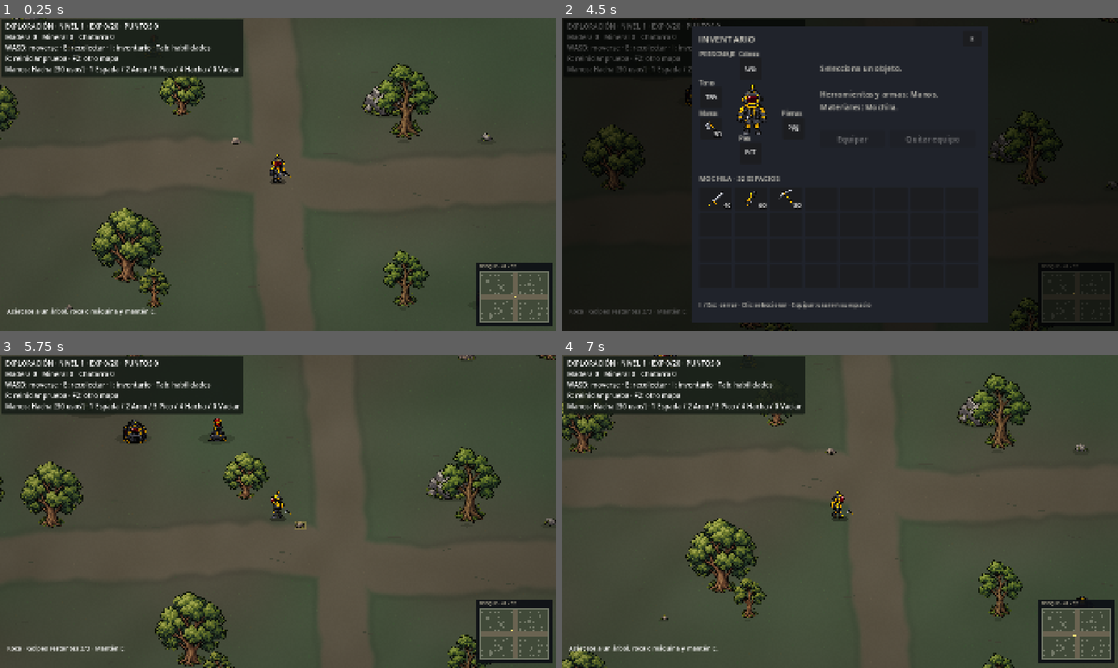
Above: before the commit, frames 1-4 (two rows, left to right).
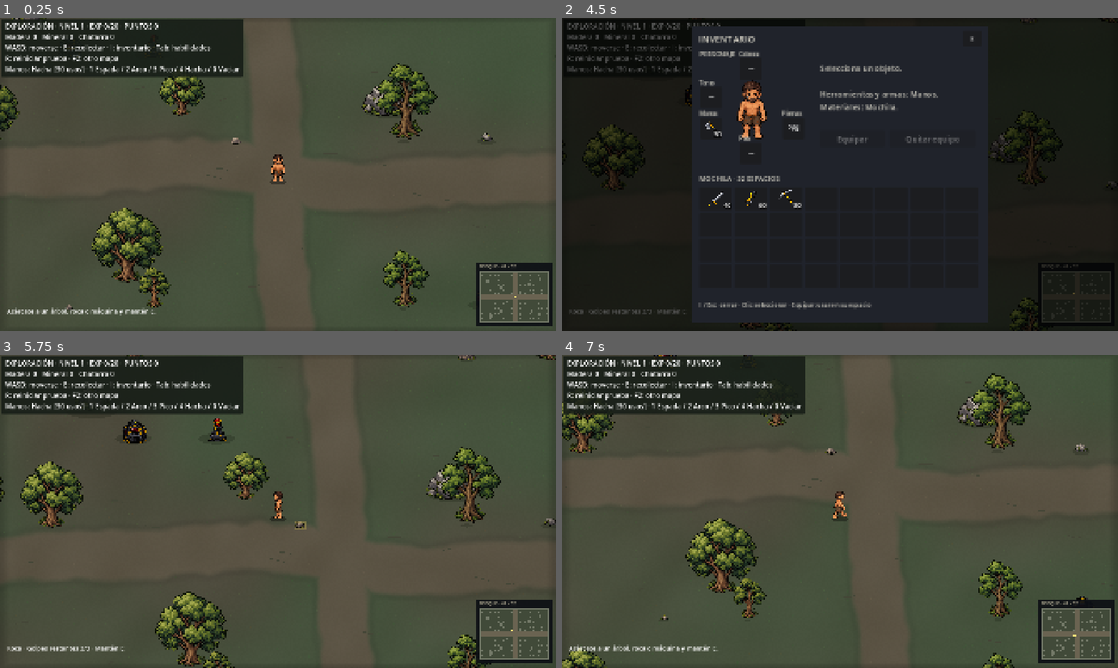
Above: after the commit, the same moments.

Repository: LikoKriko/Godotgame1
Game: Godot game, scene res://scenes/main.tscn
Same seed, same stepped clock (60 frames per second), same inputs: the game is played once before the commit and once after it.
Inputs (mouse positions are in pixels of both pictures, inside the frame that each line leads up to):
- Up to frame 1 (0.25 s): no input
- Up to frame 2 (4.5 s): tap Enter at 0.5 s; move the mouse to (962, 158) at 0.52 s; hold D 0.53-1.28 s; hold E 0.53-1.28 s; tap R at 0.6, 2.3, 2.85 s; click (962, 158) at 0.67 s; tap Space at 0.77, 1.07, 1.52, 1.55, 1.82, 3.02, 3.32, 3.77, 3.8, 4.07 s; move the mouse to (728, 190) at 1.27 s; hold S 1.28-2.03 s; tap E at 1.35, 3.05 s; click (728, 190) at 1.42 s; move the mouse to (895, 105) at 2.02 s; hold D 2.03-2.78 s; hold Space 2.03-2.78 s; click (895, 105) at 2.17 s; move the mouse to (812, 237) at 2.77 s; hold W 2.78-3.53 s; click (812, 237) at 2.92 s; move the mouse to (1006, 221) at 3.52 s; hold E 3.53-4.28 s; hold A from 3.53 s (still down); click (1006, 221) at 3.67 s; move the mouse to (673, 127) at 4.27 s; tap I at 4.35 s; click (673, 127) at 4.42 s
- Up to frame 3 (5.75 s): tap Space at 4.52, 4.82 s; tap R at 4.55 s; release A at 5 s; click "×" at 5 s
- Up to frame 4 (7 s): tap Space at 5.75, 6.77, 6.8 s; move the mouse to (867, 511) at 5.77 s; hold S 5.78-6.53 s; hold E 5.78-6.53 s; tap 1 at 5.85 s; click (867, 511) at 5.92 s; move the mouse to (756, 433) at 6.52 s; hold D from 6.53 s (still down); tap 4 at 6.6 s; click (756, 433) at 6.67 s

The runs differ from the first frame. In frame 1, 0.2% of the frame differs, in the area x 48-53%, y 43-53%; in frame 2, 0.7%, in the area x 25-37%, y 15-44%; in frame 3, 0.2%; in frame 4, 0.2%.

Commit message:
Replace protagonist with short-haired survivor, eight-direction walks and animated turns

Diff:
--- /dev/null
+++ b/assets/characters/survivor_regions.gd
@@ -0,0 +1,22 @@
+extends RefCounted
+## Tight opaque atlas regions: x, y, width, height and anatomical head anchor.
+const WALK := [
+	[[113, 13, 95, 212, 157], [302, 13, 94, 212, 346], [491, 13, 94, 212, 536], [677, 13, 95, 212, 725]],
+	[[108, 237, 88, 206, 155], [299, 237, 92, 206, 347], [490, 237, 86, 206, 538], [680, 237, 98, 207, 731]],
+	[[95, 453, 118, 209, 159], [300, 453, 92, 205, 353], [488, 453, 109, 209, 544], [684, 453, 92, 205, 734]],
+	[[107, 678, 102, 209, 160], [301, 678, 99, 209, 353], [491, 678, 100, 209, 542], [682, 678, 92, 209, 734]],
+	[[108, 897, 96, 210, 157], [301, 897, 95, 210, 349], [490, 897, 91, 210, 537], [678, 897, 96, 210, 729]],
+	[[99, 1115, 101, 207, 145], [298, 1116, 91, 206, 341], [491, 1115, 96, 208, 532], [685, 1115, 98, 208, 728]],
+	[[94, 1329, 111, 210, 147], [297, 1328, 99, 213, 343], [496, 1329, 102, 212, 535], [681, 1329, 101, 209, 727]],
+	[[93, 1550, 105, 214, 145], [294, 1553, 100, 210, 340], [485, 1552, 104, 212, 536], [685, 1553, 100, 207, 730]],
+]
+const IDLE := [
+	[146, 64, 192, 373, 242],
+	[589, 64, 179, 373, 684],
+	[1031, 64, 136, 375, 1104],
+	[1465, 64, 184, 375, 1555],
+	[147, 480, 192, 372, 245],
+	[585, 478, 175, 374, 667],
+	[1020, 480, 130, 372, 1082],
+	[1464, 480, 190, 372, 1557],
+]
--- a/scripts/inventory.gd
+++ b/scripts/inventory.gd
@@ -11,7 +11,7 @@
 	&"chatarra": {"name": "Chatarra", "slot": &"", "uses": -1, "stack": 99, "purpose": "Material de fabricación"},
 	&"helmet": {"name": "Casco", "slot": &"head", "uses": -1, "stack": 1, "purpose": "Equipo de cabeza"},
 	&"suit": {"name": "Traje", "slot": &"torso", "uses": -1, "stack": 1, "purpose": "Equipo de torso"},
-	&"trousers": {"name": "Pantalón", "slot": &"legs", "uses": -1, "stack": 1, "purpose": "Equipo de piernas"},
+	&"trousers": {"name": "Pantalón corto", "slot": &"legs", "uses": -1, "stack": 1, "purpose": "Equipo de piernas"},
 	&"boots": {"name": "Botas", "slot": &"feet", "uses": -1, "stack": 1, "purpose": "Equipo de pies"}
 }
 var slots: Array[Dictionary] = []
@@ -28,9 +28,8 @@
 	next_uid = 1
 	for id in [&"sword", &"bow", &"pickaxe", &"axe"]:
 		add(id, 1)
-	# Starter clothing fills the matching slots; hands are reserved for tools.
-	for id in [&"helmet", &"suit", &"trousers", &"boots"]:
-		equipment[DEFINITIONS[id]["slot"]] = make_item(id, 1)
+	# The new survivor starts shirtless and barefoot, wearing only shorts.
+	equipment[&"legs"] = make_item(&"trousers", 1)
 	equip(3, &"hands")
 
 func make_item(id: StringName, quantity: int) -> Dictionary:
--- a/scripts/inventory_panel.gd
+++ b/scripts/inventory_panel.gd
@@ -41,7 +41,9 @@
 	content.add_child(close)
 	label("PERSONAJE", Vector2(16, 48), 13)
 	var portrait := TextureRect.new()
-	portrait.texture = preload("res://assets/characters/survivor.png")
+	var portrait_texture: AtlasTexture = preload("res://scripts/survivor_frames.gd").build().get_frame_texture(&"idle_down", 0).duplicate()
+	portrait_texture.margin = Rect2()
+	portrait.texture = portrait_texture
 	portrait.texture_filter = CanvasItem.TEXTURE_FILTER_NEAREST
 	portrait.expand_mode = TextureRect.EXPAND_IGNORE_SIZE
 	portrait.stretch_mode = TextureRect.STRETCH_KEEP_ASPECT_CENTERED
--- a/scripts/main.gd
+++ b/scripts/main.gd
@@ -8,7 +8,6 @@
 var inventory_panel: Control
 var work_item_uid := -1
 var weapon_timer := 0.0
-var sword_flash := 0.0
 var combat_aim := Vector2.RIGHT
 var resources = preload("res://scripts/harvesting.gd").new()
 var focused := Vector2i(99999, 99999)
@@ -48,9 +47,9 @@
 	character = AnimatedSprite2D.new()
 	character.sprite_frames = preload("res://scripts/survivor_frames.gd").build()
 	character.texture_filter = CanvasItem.TEXTURE_FILTER_NEAREST
-	character.scale = Vector2(0.215, 0.215)
-	character.position = player + Vector2(0, -14)
 	add_child(character)
+	character.frame_changed.connect(sync_character)
+	character.animation_changed.connect(sync_character)
 	camera = Camera2D.new()
 	camera.zoom = Vector2(1.5, 1.5)
 	camera.limit_left = int(world.bounds.position.x)
@@ -139,7 +138,6 @@
 	for arrow in get_tree().get_nodes_in_group("player_arrows"):
 		arrow.queue_free()
 	weapon_timer = 0.0
-	sword_flash = 0.0
 	character.rotation = 0
 	player = Vector2.ZERO
 	movement.reset()
@@ -156,7 +154,7 @@
 	impact_time = 0.0
 	skills_open = false
 	camera.position = player
-	character.position = player + Vector2(0, -14)
+	sync_character()
 	world_view.update_trees(player, 1.0)
 	update_hud()
 	queue_redraw()
@@ -217,7 +215,6 @@
 		character.pause()
 		return
 	weapon_timer = maxf(0, weapon_timer - delta)
-	sword_flash = maxf(0, sword_flash - delta)
 	feedback_time = maxf(0, feedback_time - delta)
 	impact_time = maxf(0, impact_time - delta)
 	var direction := Vector2(
@@ -263,9 +260,8 @@
 	var aim: Vector2 = resources.bounds(target).get_center() - player
 	movement.heading = aim.angle()
 	movement.target_direction = Vector2.ZERO
-	character.speed_scale = HARVEST_TIME / work_duration
-	var action := "mine_" if bag.held_id() == &"pickaxe" else ("harvest_" if bag.held_id() == &"axe" else "idle_")
-	character.play(StringName(action + movement.facing()))
+	character.speed_scale = 1.0
+	character.play(StringName("idle_" + movement.facing()))
 	character.frame = 0
 	return true
 
@@ -273,10 +269,6 @@
 	if not working:
 		return
 	work_elapsed += delta
-	if bag.held_id() == &"":
-		character.rotation = sin(work_elapsed / work_duration * PI) * 0.06
-	else:
-		character.set_frame_and_progress(mini(3, floori(work_elapsed / work_duration * 4)), 0)
 	if not hit_applied and work_elapsed >= work_duration * 0.5:
 		hit_applied = true
 		if resources.can_reach(work_target, player) and bag.equipment[&"hands"].get("uid", -1) == work_item_uid:
@@ -310,7 +302,6 @@
 	bag.consume_use()
 	weapon_timer = 0.45 if id == &"sword" else 0.65
 	if id == &"sword":
-		sword_flash = 0.18
 		for victim in get_tree().get_nodes_in_group("damageable"):
 			if victim is Node2D and victim.has_method("take_damage"):
 				var offset: Vector2 = victim.global_position - player
@@ -340,11 +331,30 @@
 	var motion := velocity * delta
 	player = world.move_actor(player, motion)
 	camera.position = player
-	character.position = player + Vector2(0, -14)
 	var moving := player.distance_squared_to(previous) > 0.00001
+	var turn: StringName = movement.turn_animation()
+	if moving and movement.is_turning() and character.sprite_frames.has_animation(turn):
+		character.speed_scale = 1.0
+		character.play(turn)
+		var count := character.sprite_frames.get_frame_count(turn)
+		character.set_frame_and_progress(roundi(movement.turn_progress() * (count - 1)), 0)
+		character.pause()
+		sync_character()
+		return
 	var animation := StringName(("walk_" if moving else "idle_") + movement.facing())
 	character.speed_scale = movement.speed_factor if moving else 1.0
 	character.play(animation)
+	sync_character()
+
+func sync_character() -> void:
+	if character == null or not character.sprite_frames.has_animation(character.animation):
+		return
+	var frames := character.sprite_frames
+	var texture: AtlasTexture = frames.get_frame_texture(character.animation, mini(character.frame, frames.get_frame_count(character.animation) - 1))
+	var frame_data = preload("res://scripts/survivor_frames.gd")
+	var factor: float = frame_data.CHARACTER_HEIGHT / texture.region.size.y
+	character.scale = Vector2.ONE * factor
+	character.position = player + Vector2(0, 17 - (frame_data.BASELINE - frame_data.CANVAS.y / 2) * factor)
 
 func update_hud() -> void:
 	hud.text = "EXPLORACIÓN · NIVEL %d · EXP %d/%d · PUNTOS %d\nMadera %d   Mineral %d   Chatarra %d\nWASD: moverse · E: r …(226 unchanged characters)…
@@ -373,13 +383,6 @@
 		for i in 5:
 			var offset := Vector2.from_angle(i * TAU / 5) * (0.18 - impact_time) * 150
 			draw_rect(Rect2(impact_position + offset, Vector2(3, 3)), Color("bcb39b"))
-	if sword_flash > 0:
-		draw_arc(player, 72, combat_aim.angle() - 0.7, combat_aim.angle() + 0.7, 12, Color("ddd3ad"), 3)
-	var id: StringName = bag.held_id()
-	if id != &"" and not working:
-		var icon: Texture2D = preload("res://scripts/item_icons.gd").get_icon(id)
-		if icon != null:
-			draw_texture_rect(icon, Rect2(player + Vector2(11, -10), Vector2(23, 23)), false)
 	draw_ellipse_shadow()
 
 func draw_ellipse_shadow() -> void:
--- a/scripts/survivor_frames.gd
+++ b/scripts/survivor_frames.gd
@@ -1,17 +1,21 @@
 extends RefCounted
-## Atlas regions are aligned to a common foot baseline without modifying the source.
-const SHEET = preload("res://assets/characters/survivor_walk.png")
-const HARVEST_SHEET = preload("res://assets/characters/survivor_harvest.png")
-const PICKAXE_SHEET = preload("res://assets/characters/survivor_pickaxe.png")
-const DIRECTIONS := [&"down", &"left", &"right", &"up"]
+## Eight views share the same head anchor and foot baseline; source art stays intact.
+const SHEET = preload("res://assets/characters/survivor_walk_8dir.png")
+const IDLE_SHEET = preload("res://assets/characters/survivor_idle_8dir.png")
+const Regions = preload("res://assets/characters/survivor_regions.gd")
+const CHARACTER_HEIGHT := 64.0
+const Motion = preload("res://scripts/turn_motion.gd")
+const DIRECTIONS := [&"down", &"down_right", &"right", &"up_right", &"up", &"up_left", &"left", &"down_left"]
+const CANVAS := Vector2(640, 640)
+const BASELINE := 620.0
+static var cache: SpriteFrames
 
 static func build() -> SpriteFrames:
+	if cache != null:
+		return cache
 	var frames := SpriteFrames.new()
 	frames.remove_animation(&"default")
-	var image := SHEET.get_image()
-	var columns := [70, 375, 655, 940]
-	var rows := [0, 315, 627, 933]
-	for row in 4:
+	for row in DIRECTIONS.size():
 		var walk := StringName("walk_" + DIRECTIONS[row])
 		var idle := StringName("idle_" + DIRECTIONS[row])
 		frames.add_animation(walk)
@@ -20,47 +24,25 @@
 		frames.add_animation(idle)
 		frames.set_animation_loop(idle, false)
 		for column in 4:
-			var height := mini(315, image.get_height() - rows[row])
-			var cell := Rect2i(columns[column], rows[row], 260, height)
-			var used := image.get_region(cell).get_used_rect()
-			var atlas := AtlasTexture.new()
-			atlas.atlas = SHEET
-			atlas.region = Rect2(cell.position + used.position, used.size)
-			atlas.margin = Rect2(Vector2((260 - used.size.x) / 2.0, 310 - used.size.y), Vector2(260, 320) - Vector2(used.size))
-			frames.add_frame(walk, atlas)
-			if column == 1:
-				frames.add_frame(idle, atlas)
-	var harvest_image := HARVEST_SHEET.get_image()
-	var cell_size := Vector2i(harvest_image.get_width() / 4, harvest_image.get_height() / 4)
-	for row in 4:
-		var action := StringName("harvest_" + DIRECTIONS[row])
-		frames.add_animation(action)
-		frames.set_animation_speed(action, 4.0 / 0.6)
-		frames.set_animation_loop(action, false)
-		for column in 4:
-			var cell := Rect2i(Vector2i(column, row) * cell_size, cell_size)
-			var used := harvest_image.get_region(cell).get_used_rect()
-			var atlas := AtlasTexture.new()
-			atlas.atlas = HARVEST_SHEET
-			atlas.region = Rect2(cell.position + used.position, used.size)
-			# Keep the atlas cell's horizontal anchor: tool reach must not shift the torso.
-			atlas.margin = Rect2(Vector2(used.position.x - (cell_size.x - 260) / 2.0, 310 - used.size.y), Vector2(260, 320) - Vector2(used.size))
-			frames.add_frame(action, atlas)
-	var pick_image := PICKAXE_SHEET.get_image()
-	var cuts := [0, 342, 637, 959, pick_image.get_width()]
-	var row_cuts := [0, 318, 634, 948, pick_image.get_height()]
-	var anchors := [156, 484, 798, 1112]
-	for row in 4:
-		var action := StringName("mine_" + DIRECTIONS[row])
-		frames.add_animation(action)
-		frames.set_animation_speed(action, 4.0 / 0.6)
-		frames.set_animation_loop(action, false)
-		for column in 4:
-			var cell := Rect2i(cuts[column], row_cuts[row], cuts[column + 1] - cuts[column], row_cuts[row + 1] - row_cuts[row])
-			var used := pick_image.get_region(cell).get_used_rect()
-			var atlas := AtlasTexture.new()
-			atlas.atlas = PICKAXE_SHEET
-			atlas.region = Rect2(cell.position + used.position, used.size)
-			atlas.margin = Rect2(Vector2(cell.position.x + used.position.x - anchors[column] + 130, 310 - used.size.y), Vector2(260, 320) - Vector2(used.size))
-			frames.add_frame(action, atlas)
+			frames.add_frame(walk, atlas(SHEET, Regions.WALK[row][column]))
+		frames.add_frame(idle, atlas(IDLE_SHEET, Regions.IDLE[row]))
+	# Turn clips pass through each intermediate 45-degree view along the short arc.
+	for from in 8:
+		for offset in [-4, -3, -2, -1, 1, 2, 3]:
+			var to := posmod(from + offset, 8)
+			var name := StringName("turn_%s_%s" % [Motion.FACINGS[from], Motion.FACINGS[to]])
+			frames.add_animation(name)
+			frames.set_animation_loop(name, false)
+			frames.set_animation_speed(name, (absi(offset) + 1) / (Motion.MAX_TURN_TIME * absi(offset) / 4.0))
+			for step in absi(offset) + 1:
+				var facing: StringName = Motion.FACINGS[posmod(from + step * signi(offset), 8)]
+				frames.add_frame(name, frames.get_frame_texture("idle_" + facing, 0))
+	cache = frames
 	return frames
+
+static func atlas(sheet: Texture2D, data: Array) -> AtlasTexture:
+	var texture := AtlasTexture.new()
+	texture.atlas = sheet
+	texture.region = Rect2(data[0], data[1], data[2], data[3])
+	texture.margin = Rect2(Vector2(data[0] - data[4] + CANVAS.x / 2, BASELINE - data[3]), CANVAS - Vector2(data[2], data[3]))
+	return texture
--- a/scripts/turn_motion.gd
+++ b/scripts/turn_motion.gd
@@ -2,6 +2,7 @@
 ## Angle-based steering: 45° turns slow 2.2%, 90° 8.8%, 180° 35%.
 const MAX_TURN_TIME := 0.28
 const MAX_SLOWDOWN := 0.35
+const FACINGS := [&"right", &"down_right", &"down", &"down_left", &"left", &"up_left", &"up", &"up_right"]
 var heading := PI / 2.0
 var target_direction := Vector2.ZERO
 var start_heading := PI / 2.0
@@ -30,6 +31,8 @@
 		target_direction = direction
 		start_heading = heading
 		turn_angle = wrapf(direction.angle() - heading, -PI, PI)
+		if is_equal_approx(absf(turn_angle), PI):
+			turn_angle = -PI
 		duration = MAX_TURN_TIME * absf(turn_angle) / PI
 		elapsed = 0.0
 	elapsed = minf(elapsed + maxf(delta, 0.0), duration)
@@ -45,7 +48,19 @@
 	return Vector2.from_angle(heading) * max_speed * speed_factor
 
 func facing() -> StringName:
-	var direction := Vector2.from_angle(heading)
-	if absf(direction.x) > absf(direction.y):
-		return &"right" if direction.x > 0.0 else &"left"
-	return &"down" if direction.y > 0.0 else &"up"
+	return facing_at(heading)
+
+static func facing_at(angle: float) -> StringName:
+	return FACINGS[posmod(roundi(angle / (PI / 4.0)), 8)]
+
+func is_turning() -> bool:
+	return target_direction != Vector2.ZERO and duration > 0.00001 and elapsed < duration
+
+func turn_animation() -> StringName:
+	var from := facing_at(start_heading)
+	var to := facing_at(target_direction.angle())
+	return StringName("turn_%s_%s" % [from, to]) if from != to else &""
+
+func turn_progress() -> float:
+	var progress := 1.0 if duration < 0.00001 else elapsed / duration
+	return progress * progress * (3.0 - 2.0 * progress)
--- a/scripts/world_view.gd
+++ b/scripts/world_view.gd
@@ -90,7 +90,7 @@
 		tree_sprites[cell] = sprite
 
 func update_trees(player: Vector2, delta: float) -> void:
-	var character_rect := Rect2(player + Vector2(-28, -49), Vector2(56, 70))
+	var character_rect := Rect2(player + Vector2(-28, -53), Vector2(56, 76))
 	for cell in tree_sprites.keys():
 		var sprite: Sprite2D = tree_sprites[cell]
 		if not world.props.has(cell):
--- a/shaders/atmosphere.gdshader
+++ b/shaders/atmosphere.gdshader
@@ -2,7 +2,8 @@
 render_mode unshaded;
 
 void fragment() {
-	float distance_to_center = length((UV - vec2(0.5)) * vec2(1.0, 0.8));
-	float vignette = smoothstep(0.18, 0.62, distance_to_center);
-	COLOR = vec4(0.07, 0.085, 0.07, vignette * 0.17);
+	vec2 distance_to_edge = abs(UV - vec2(0.5)) * 2.0;
+	float edge = max(distance_to_edge.x, distance_to_edge.y);
+	float vignette = smoothstep(0.96, 1.0, edge);
+	COLOR = vec4(0.025, 0.030, 0.023, vignette * 0.18);
 }
--- a/tests/inventory.gd
+++ b/tests/inventory.gd
@@ -65,7 +65,7 @@
 	game.bag.select_tool(&"axe")
 	require(not game.start_work(rock), "Axe does not mine rocks")
 	game.bag.select_tool(&"pickaxe")
-	require(game.start_work(rock) and str(game.character.animation).begins_with("mine_"), "Pickaxe has its own mining animation")
+	require(game.start_work(rock) and str(game.character.animation).begins_with("idle_"), "Mining works without a tool animation")
 	game.advance_work(0.7)
 	require(game.bag.equipment[&"hands"]["uses"] == 29, "Mining consumes a pickaxe use")
 	for i in 5:
--- a/tests/movement.gd
+++ b/tests/movement.gd
@@ -42,13 +42,13 @@
 	require(motion.facing() == &"down", "Interrupted turn reaches new target")
 	require(motion.step(Vector2.ZERO, 0.1, 220.0) == Vector2.ZERO, "Release stops immediately")
 	var frames = preload("res://scripts/survivor_frames.gd").build()
-	for direction in [&"down", &"left", &"right", &"up"]:
+	for direction in Motion.FACINGS:
 		require(frames.get_frame_count("walk_" + direction) == 4, "Four walking frames")
 		require(frames.get_frame_count("idle_" + direction) == 1, "Directional idle frame")
 		for frame in 4:
 			var texture: AtlasTexture = frames.get_frame_texture("walk_" + direction, frame)
-			require(texture.get_size() == Vector2(260, 320), "Frames share canvas and baseline")
-			require(texture.region.size.x > 80 and texture.region.size.y > 200, "Nonempty full-body frame")
+			require(texture.get_size() == Vector2(640, 640), "Frames share canvas and baseline")
+			require(texture.region.size.x > 50 and texture.region.size.y > 150, "Nonempty full-body frame")
 	var game = load("res://scenes/main.tscn").instantiate()
 	root.add_child(game)
 	game.set_process(false)
--- a/tests/smoke.gd
+++ b/tests/smoke.gd
@@ -73,14 +73,14 @@
 	Input.parse_input_event(input)
 	Input.flush_buffered_events()
 	game._process(0.01)
-	check(game.working and game.character.animation == &"harvest_right", "E starts directional harvesting")
+	check(game.working and game.character.animation == StringName("idle_" + game.movement.facing()), "E collects with a directional idle placeholder")
 	var release: InputEventKey = input.duplicate()
 	release.pressed = false
 	Input.parse_input_event(release)
 	Input.flush_buffered_events()
 	game.cancel_work()
 	var frames: SpriteFrames = game.character.sprite_frames
-	for direction in [&"down", &"left", &"right", &"up"]:
-		check(frames.get_frame_count("harvest_" + direction) == 4, "Four harvesting frames per direction")
+	for direction in preload("res://scripts/turn_motion.gd").FACINGS:
+		check(not frames.has_animation("harvest_" + direction) and not frames.has_animation("mine_" + direction), "Tool animation clips removed")
 	print("PASS: %d exploration checks: wood, minerals, scrap, animation, cancellation, range, inventory, progression, reset" % checks)
 	quit(0)
--- /dev/null
+++ b/tests/turns.gd
@@ -0,0 +1,61 @@
+extends SceneTree
+const Motion = preload("res://scripts/turn_motion.gd")
+var checks := 0
+var failures := 0
+
+func require(condition: bool, message: String) -> void:
+	checks += 1
+	if not condition:
+		failures += 1
+		push_error(message)
+
+func _initialize() -> void:
+	call_deferred("run_checks")
+
+func run_checks() -> void:
+	var game = load("res://scenes/main.tscn").instantiate()
+	root.add_child(game)
+	game.set_process(false)
+	var frames: SpriteFrames = game.character.sprite_frames
+	for start in 8:
+		for offset in [-4, -2, -1, 1, 2, 4]:
+			game.restart()
+			var source := Vector2.from_angle(start * PI / 4)
+			var target := Vector2.from_angle((start + offset) * PI / 4)
+			game.movement.step(source, 1, 220)
+			var name := StringName("turn_%s_%s" % [Motion.FACINGS[start], Motion.FACINGS[posmod(start + offset, 8)]])
+			require(frames.has_animation(name), "Turn clip exists for angle and direction")
+			require(frames.get_frame_count(name) == absi(offset) + 1 and not frames.get_animation_loop(name), "Turn passes through intermediate directions once")
+			var seen := {}
+			var slowest := 1.0
+			for i in 22:
+				game.move_player(target, 1.0 / 60)
+				slowest = minf(slowest, game.movement.speed_factor)
+				if game.character.animation == name:
+					seen[game.character.frame] = true
+				require(is_zero_approx(game.character.rotation), "Turn changes perspective without rotating sprite flat on ground")
+				var texture: AtlasTexture = frames.get_frame_texture(game.character.animation, game.character.frame)
+				require(is_equal_approx(texture.region.size.y * game.character.scale.y, 64.0), "Walking and turning preserve character height")
+				var feet: float = game.character.position.y + 300.0 * game.character.scale.y
+				require(is_equal_approx(feet, game.player.y + 17), "Feet stay anchored while turning")
+			require(seen.size() >= 2, "Turn actually advances visible frames")
+			require(game.character.animation == StringName("walk_" + Motion.FACINGS[posmod(start + offset, 8)]), "Completed turn resumes walking toward target")
+			require(is_equal_approx(game.movement.speed_factor, 1.0), "Turn completion restores maximum speed")
+			if absi(offset) == 1:
+				require(slowest > 0.97 and slowest < 1, "45-degree turn barely slows")
+			elif absi(offset) == 2:
+				require(slowest > 0.90 and slowest < 0.96, "90-degree turn has moderate slowdown")
+			else:
+				require(slowest < 0.7, "180-degree turn has larger slowdown")
+	game.restart()
+	game.movement.step(Vector2.RIGHT, 1, 220)
+	game.move_player(Vector2.LEFT, 0.05)
+	game.move_player(Vector2.DOWN, 0.02)
+	game.move_player(Vector2.DOWN, 0.4)
+	require(game.character.animation == &"walk_down" and game.movement.speed_factor == 1, "Interrupted turn reaches new target")
+	game.move_player(Vector2.ZERO, 0.01)
+	require(game.character.animation == &"idle_down", "Release during movement enters idle")
+	for name in frames.get_animation_names():
+		require(not str(name).begins_with("harvest_") and not str(name).begins_with("mine_"), "No character weapon or tool animations")
+	print("%s: %d turn checks, %d failures: 45/90/180 degrees in eight directions, slowdown, completion and interruption" % ["PASS" if failures == 0 else "FAIL", checks, failures])
+	quit(0 if failures == 0 else 1)
--- a/tests/walk_cycle.gd
+++ b/tests/walk_cycle.gd
@@ -24,14 +24,15 @@
 	var game = load("res://scenes/main.tscn").instantiate()
 	root.add_child(game)
 	game.character.animation_looped.connect(func(): loops += 1)
-	var directions := [Vector2.DOWN, Vector2.LEFT, Vector2.RIGHT, Vector2.UP]
-	var keys := [KEY_S, KEY_A, KEY_D, KEY_W]
-	var names := [&"down", &"left", &"right", &"up"]
-	for i in 4:
+	var directions := [Vector2.DOWN, Vector2.LEFT, Vector2.RIGHT, Vector2.UP, Vector2(1, 1).normalized(), Vector2(1, -1).normalized(), Vector2(-1, -1).normalized(), Vector2(-1, 1).normalized()]
+	var keys := [[KEY_S], [KEY_A], [KEY_D], [KEY_W], [KEY_S, KEY_D], [KEY_W, KEY_D], [KEY_W, KEY_A], [KEY_S, KEY_A]]
+	var names := [&"down", &"left", &"right", &"up", &"down_right", &"up_right", &"up_left", &"down_left"]
+	for i in 8:
 		game.restart()
 		game.movement.step(directions[i], 1.0, 220.0)
 		loops = 0
-		key(keys[i], true)
+		for code in keys[i]:
+			key(code, true)
 		var seen := {}
 		for frame in 90:
 			await process_frame
@@ -39,7 +40,8 @@
 		require(seen.size() == 4, "Holding %s must advance all four walk frames; saw %s" % [names[i], seen.keys()])
 		require(loops >= 2, "Holding direction must loop the walk cycle")
 		require(game.player.length() > 200.0, "Player actually moved")
-		key(keys[i], false)
+		for code in keys[i]:
+			key(code, false)
 		for frame in 3:
 			await process_frame
 		require(game.character.animation == StringName("idle_" + names[i]), "Release stops walking and retains direction")
@@ -61,5 +63,5 @@
 		await process_frame
 	require(not game.working, "Moving still cancels harvesting")
 	key(KEY_D, false)
-	print("PASS: %d sustained-walk checks: four directions, repeated cycles, release, collision and harvest cancellation" % checks)
+	print("PASS: %d sustained-walk checks: eight directions, repeated cycles, release, collision and harvest cancellation" % checks)
 	quit(0)
Binary file removed: assets/characters/survivor.png
Binary file removed: assets/characters/survivor_harvest.png
Binary file added: assets/characters/survivor_idle_8dir.png
Not shown, changed: assets/characters/survivor_idle_8dir.png.import
Binary file removed: assets/characters/survivor_pickaxe.png
Not shown, removed: assets/characters/survivor_pickaxe.png.import
Not shown, added: assets/characters/survivor_regions.gd.uid
Binary file removed: assets/characters/survivor_walk.png
Not shown, removed: assets/characters/survivor_walk.png.import
Binary file added: assets/characters/survivor_walk_8dir.png
Not shown, changed: assets/characters/survivor_walk_8dir.png.import
Not shown, added: tests/turns.gd.uid
